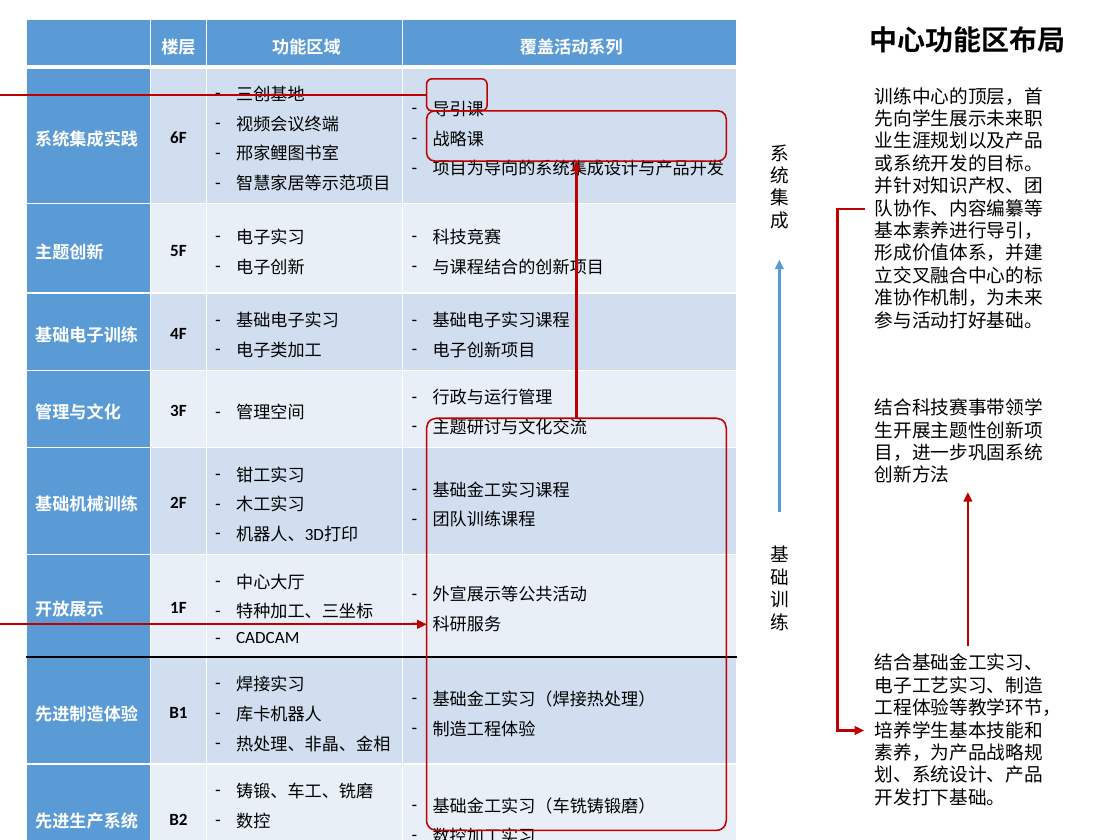
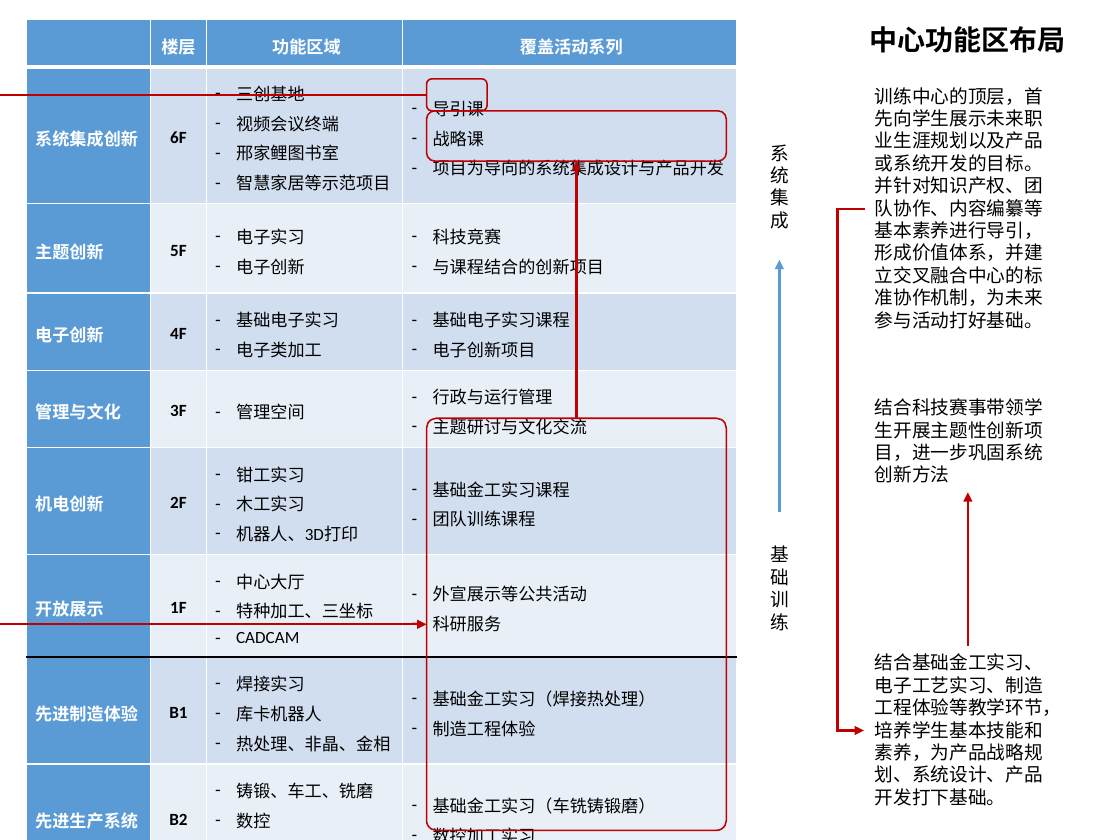
Before and after one commit to woodyme/i.center_my_workzone, a slide deck: slide 7 of 训练中心创客交叉融合空间建设/doc/创客融合空间运行模式.pptx. Drawn at 1120x840 pixels with LibreOffice and Linux fonts; fonts in the diff are those of the drawing. Boxes give left, top, right and bottom in pixels: in the first picture for what was removed or moved away, otherwise in the second. Text is boxed around its words. In the diff, an @@ line names an element or a change of style, - is before the commit and + after.

```diff
--- a/训练中心创客交叉融合空间建设/doc/创客融合空间运行模式.pptx
+++ b/训练中心创客交叉融合空间建设/doc/创客融合空间运行模式.pptx
@@ table at [27,19,737,837] @@
-row 2, column 1: 系统集成实践
+row 2, column 1: 系统集成创新
-row 4, column 1: 基础电子训练
+row 4, column 1: 电子创新
-row 6, column 1: 基础机械训练
+row 6, column 1: 机电创新
-row 10, column 1: 基础制造
+row 10, column 1: 特种制造
```
Also in this commit, not shown: 1 slide added, 3 other files.
